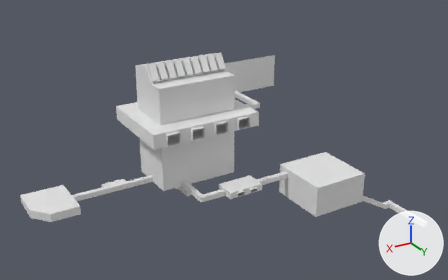
Before and after pictures for a commit that changed the FBX model Assets/Meshes/berghain-dream.fbx.
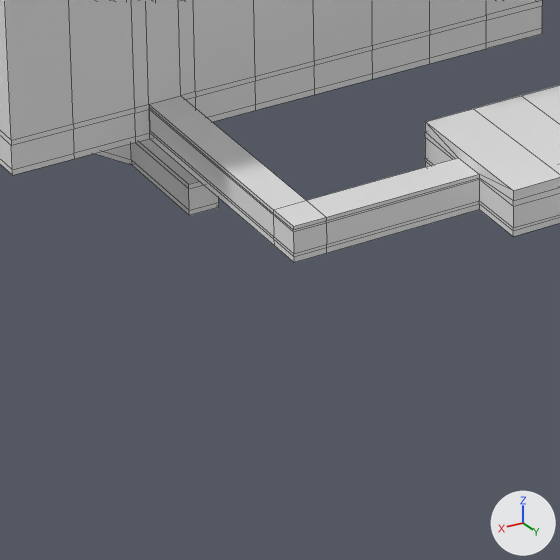
Each version is shown whole from a 50 mm camera at (255.1, 495.2, 272.4) aimed at (-36.8, 8.8, 29.2), then close up on the part from 36% to 53% of the width and 60% to 87% of the height. Lighting does not change. The marker at lower right points along +X, +Y and +Z. The close-ups show mesh edges as thin lines.

The older version as bpy lines, for what is in view:
```python
me_cube_030 = bpy.data.meshes.new('Cube.030')
me_cube_030.from_pydata(...)  # 760 vertices, 728 faces; spans x -55.0..54.0, y -46.0..46.0, z -36.0..117.0
me_cube_030.materials.append(mat_material)  # white #e7e7e7
# before: 752 (-11.0, -15.0, -36.0) at pixel (218, 207), 753 (-6.0, -15.0, -36.0) at pixel (189, 215), 754 (-6.0, -15.0, -36.0) at pixel (189, 210), 755 (-11.0, -15.0, -36.0) at pixel (218, 202), 756 (-6.0, -15.0, -32.0) at pixel (188, 188)
# before: 757 (-6.0, -15.0, -32.0) at pixel (188, 184), 758 (-11.0, -15.0, -32.0), 759 (-11.0, -15.0, -32.0)
me_cube_040 = bpy.data.meshes.new('Cube.040')
me_cube_040.from_pydata(...)  # 164 vertices, 148 faces; spans x -77.2..19.6, y 25.0..72.5, z 0.0..6.3
me_cube_040.materials.append(mat_material)  # white #e7e7e7
ob_base_001 = bpy.data.objects.new('base.001', me_cube_030)
ob_base_001.location = (0.0, 0.0, 0.0)
ob_darkhall = bpy.data.objects.new('darkHall', me_cube_040)
ob_darkhall.location = (0.0, 0.0, 0.0)
```
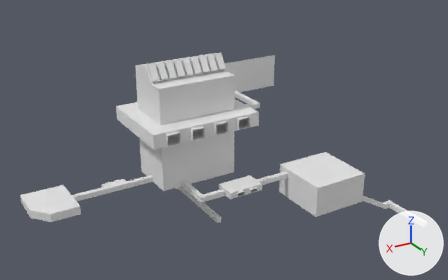
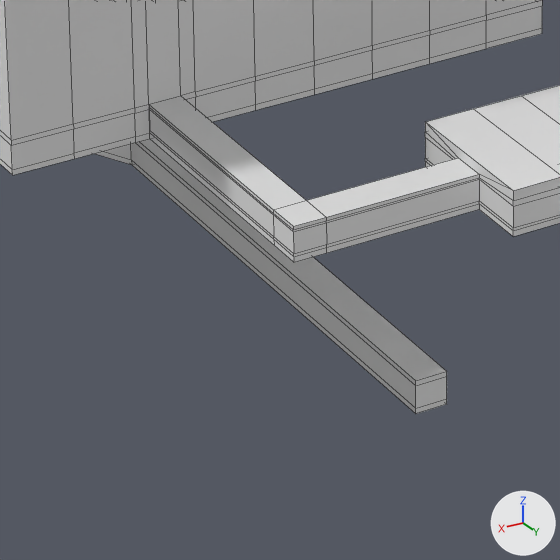
Boxes [x1, y1, x2, y2] around the edits, measured in the close-ups (560 x 560 px; the box of a moved part takes in the faces that stretch with it):
'base.001', reshaped: before [0, 0, 542, 215]; after [0, 0, 542, 414]
part 1 of me_cube_030, moved or reshaped: before [131, 139, 219, 215]; after [131, 139, 447, 414]

What the commit changed:
me_cube_030 has 760 vertices, 728 faces and spans x -55.0..54.0, y -46.0..46.0, z -36.0..117.0.
me_cube_030 is used by ob_base_001; location (0.0, 0.0, 0.0).
Part 1, on me_cube_030:
Vertices 752 to 759 of me_cube_030 move by (0.0, 62.0, 0.0).
